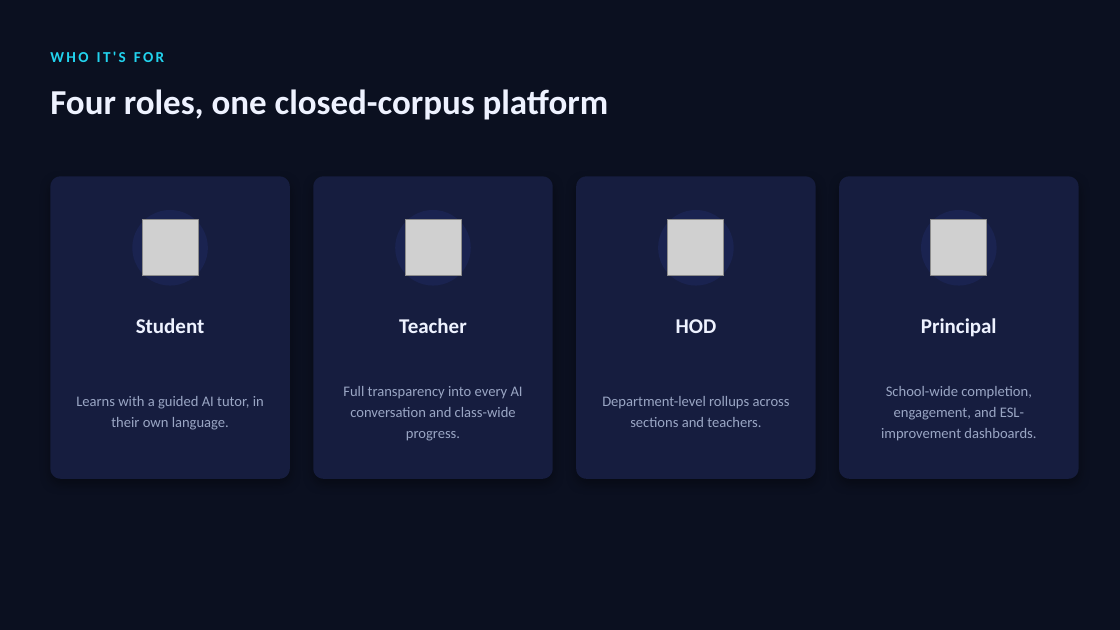
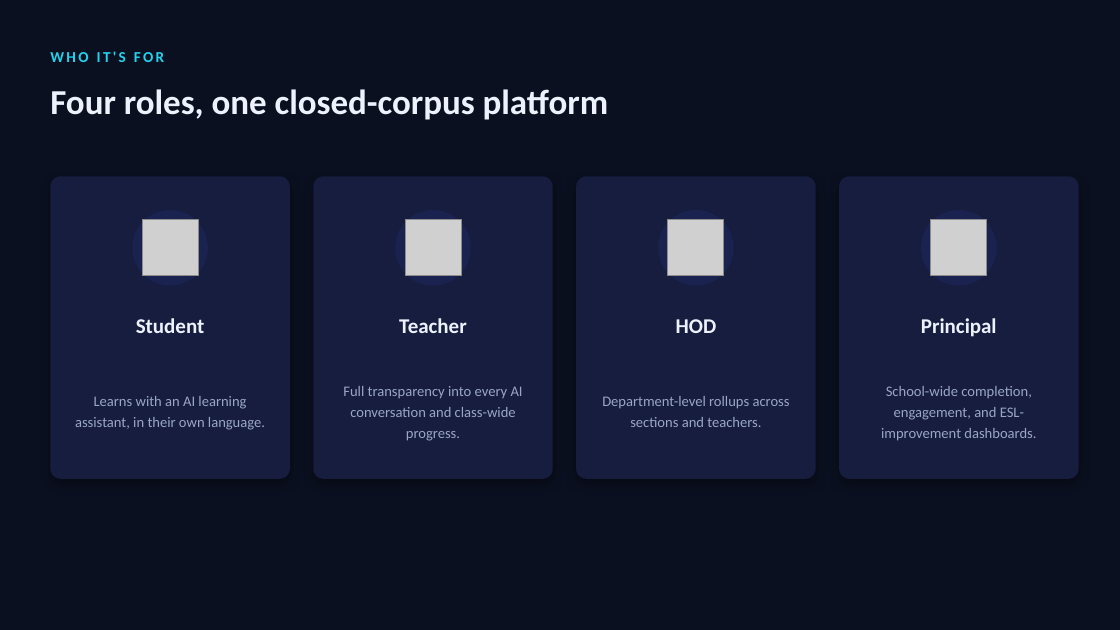
Before and after one commit to usermanoj/ESLTech, a slide deck: slide 6 of docs/Verity-AI-Pitch-Deck.pptx. Drawn at 1120x630 pixels with LibreOffice and Linux fonts; fonts in the diff are those of the drawing; grey boxes stand for pictures. Boxes give left, top, right and bottom in pixels: in the first picture for what was removed or moved away, otherwise in the second. Text is boxed around its words. In the diff, an @@ line names an element or a change of style, - is before the commit and + after.

```diff
--- a/docs/Verity-AI-Pitch-Deck.pptx
+++ b/docs/Verity-AI-Pitch-Deck.pptx
@@ text at <box>75,396,265,430</box>: text changed @@
-Learns with a guided AI tutor, in their own language.
+Learns with an AI learning assistant, in their own language.
```
Also in this commit, not shown: 2 other slides changed, 9 other files.
